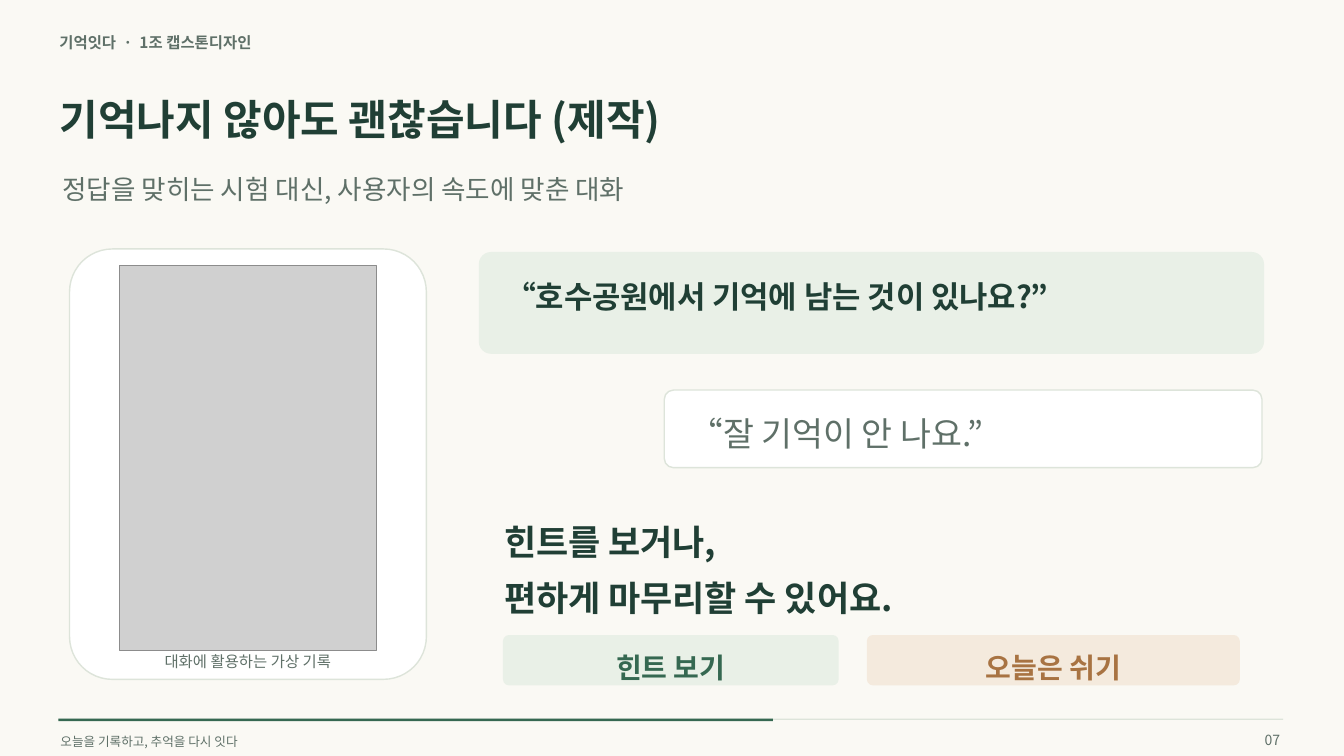
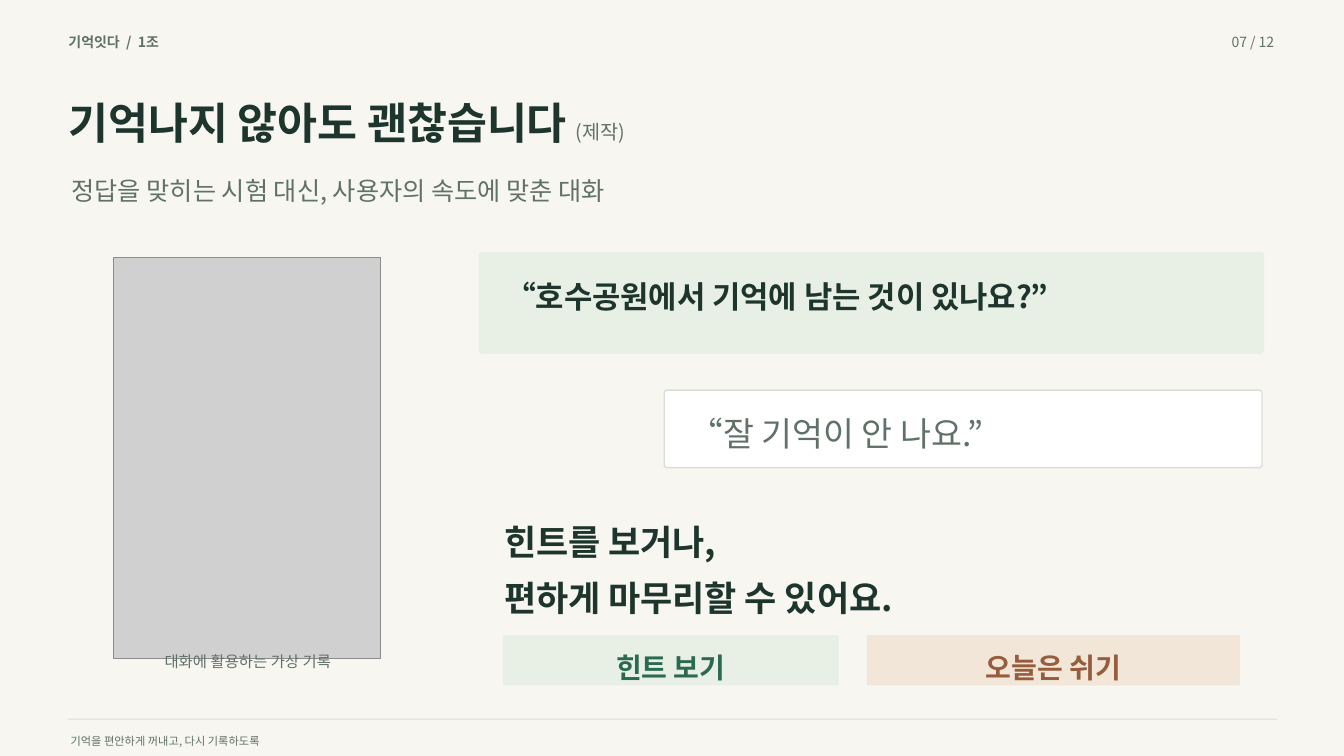
Before and after one commit to jungminpark68/capstone, a slide deck: slide 7 of docs/presentations/memory_connect_intro_7min.pptx. Drawn at 1344x756 pixels with LibreOffice and Linux fonts; fonts in the diff are those of the drawing; grey boxes stand for pictures. Boxes give left, top, right and bottom in pixels: in the first picture for what was removed or moved away, otherwise in the second. Text is boxed around its words. In the diff, an @@ line names an element or a change of style, - is before the commit and + after.

Commit message:
Polish presentation typography, imagery, spacing and visual layouts

```diff
--- a/docs/presentations/memory_connect_intro_7min.pptx
+++ b/docs/presentations/memory_connect_intro_7min.pptx
@@ background #FAF9F4 to #F7F6F0 @@
@@ text at box(68, 35, 159, 48): text changed; size 11 to 10 pt; text colour #5F7068 to #607168 @@
-기억잇다 · 1조 캡스톤디자인
+기억잇다 / 1조
@@ text at box(1232, 36, 1275, 47): text changed; text colour #5F7068 to #607168 @@
-07
+07 / 12
@@ text "기억나지 않아도 괜찮습니다 (제작)": place and size @@
-text "기억나지 않아도 괜찮습니다 (제작)" at box(59, 99, 661, 144)
+text "기억나지 않아도 괜찮습니다 (제작)" at box(68, 102, 625, 143)
@@ text "기억나지 않아도 괜찮습니다 (제작)" at box(68, 102, 625, 143): size 30 to 31 pt, text colour #203F35 to #1D352C in "기억나지 않아도 괜찮습니다"; size 30 to 14 pt, text colour #203F35 to #607168, bold off in "(제작)" @@
@@ text "정답을 맞히는 시험 대신, 사용자의 ...": place and size @@
-text "정답을 맞히는 시험 대신, 사용자의 ..." at box(62, 177, 624, 204)
+text "정답을 맞히는 시험 대신, 사용자의 ..." at box(72, 179, 605, 205)
@@ text "정답을 맞히는 시험 대신, 사용자의 ..." at box(72, 179, 605, 205): size 19 to 18 pt, text colour #5F7068 to #607168 @@
@@ rounded rectangle removed at box(70, 249, 426, 680) @@
@@ picture: place and size @@
-picture at box(120, 265, 377, 650)
+picture at box(113, 257, 380, 658)
@@ rounded rectangle at box(479, 252, 1264, 354): fill #E9F0E7 to #E8EFE5; proportions changed @@
@@ rounded rectangle at box(664, 390, 1262, 468): outline #DDE4DA 1 pt to #D8E0D6 1 pt; proportions changed @@
@@ text "대화에 활용하는 가상 기록" at box(165, 654, 331, 668): text colour #5F7068 to #607168 @@
@@ rounded rectangle at box(867, 635, 1240, 686): fill #F4EADD to #F1E6D7; proportions changed @@
@@ text "오늘은 쉬기" at box(986, 654, 1121, 681): text colour #A87342 to #975C3B @@
@@ rectangle removed at box(58, 719, 773, 722) @@
@@ rectangle: place and size @@
-rectangle at box(58, 719, 1284, 720)
+rectangle at box(68, 719, 1277, 720)
@@ rectangle at box(68, 719, 1277, 720): fill #DDE4DA to #D8E0D6 @@
@@ text at box(71, 736, 260, 747): text changed; size 9 to 8 pt; text colour #5F7068 to #607168 @@
-오늘을 기록하고, 추억을 다시 잇다
+기억을 편안하게 꺼내고, 다시 기록하도록
```
Also in this commit, not shown: 11 other slides changed, 4 other files.
